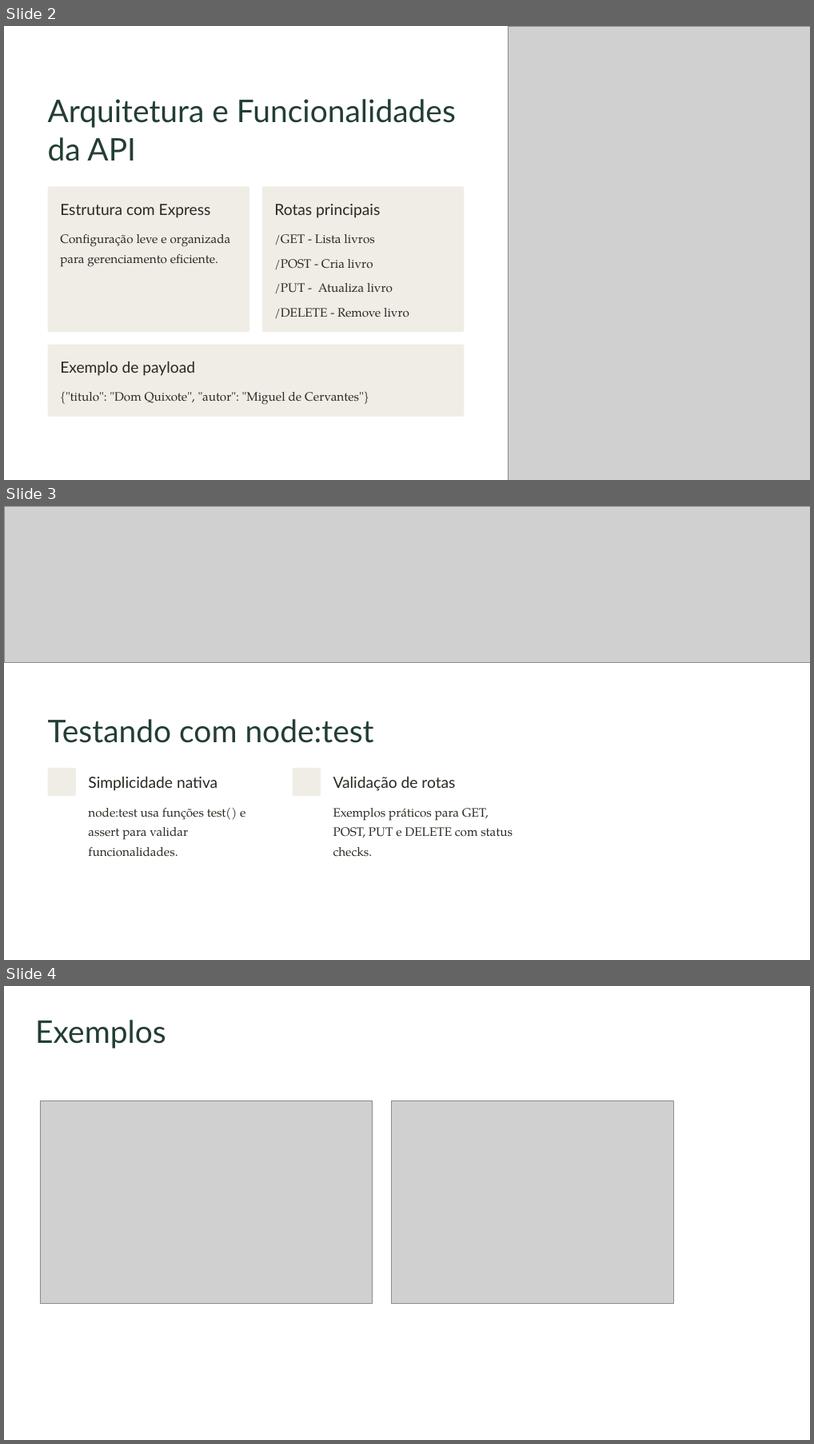
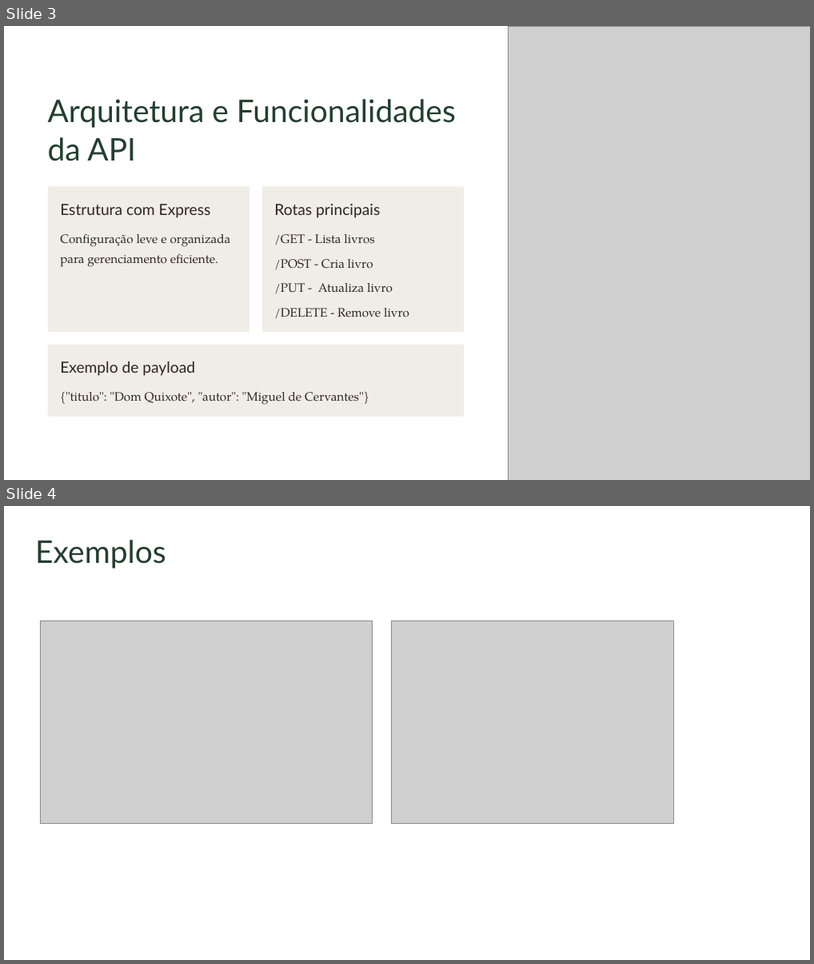
Before and after one commit to jonathannrocha/Teste-na-pratica, a slide deck: docs/Apresentação.pptx. Shown one above the other, each under a label of ours: slides 2, 3 and 4 before the commit, slides 3 and 4 after it. The pictures are 814x1444 and 814x964 pixels, drawn with LibreOffice and Linux fonts; fonts in the diff are those of the drawing; grey boxes stand for pictures. Boxes give left, top, right and bottom in pixels: in the first picture for what was removed or moved away, otherwise in the second. Text is boxed around its words. In the diff, an @@ line names an element or a change of style, - is before the commit and + after.

Commit message:
[test] adicionando testes de error

```diff
--- a/docs/Apresentação.pptx
+++ b/docs/Apresentação.pptx
@@ slide 3 removed at [4,506,810,960], background #FFFFFF @@
@@ picture removed at [4,506,810,662] @@
@@ text removed at [48,719,374,743] @@
-Testando com node:test
@@ rounded rectangle removed at [48,768,76,796] @@
@@ rounded rectangle removed at [293,768,321,796] @@
@@ text removed at [88,776,218,791] @@
-Simplicidade nativa
@@ text removed at [334,776,455,791] @@
-Validação de rotas
@@ text removed at [88,808,246,840] @@
-node:test usa funções test() e assert para validar funcionalidades.
@@ text removed at [334,808,513,837] @@
-Exemplos práticos para GET, POST, PUT e DELETE com status checks.
@@ what was slide 2 is now slide 3 @@
```
Also in this commit, not shown: 1 slide added, 2 other files.
